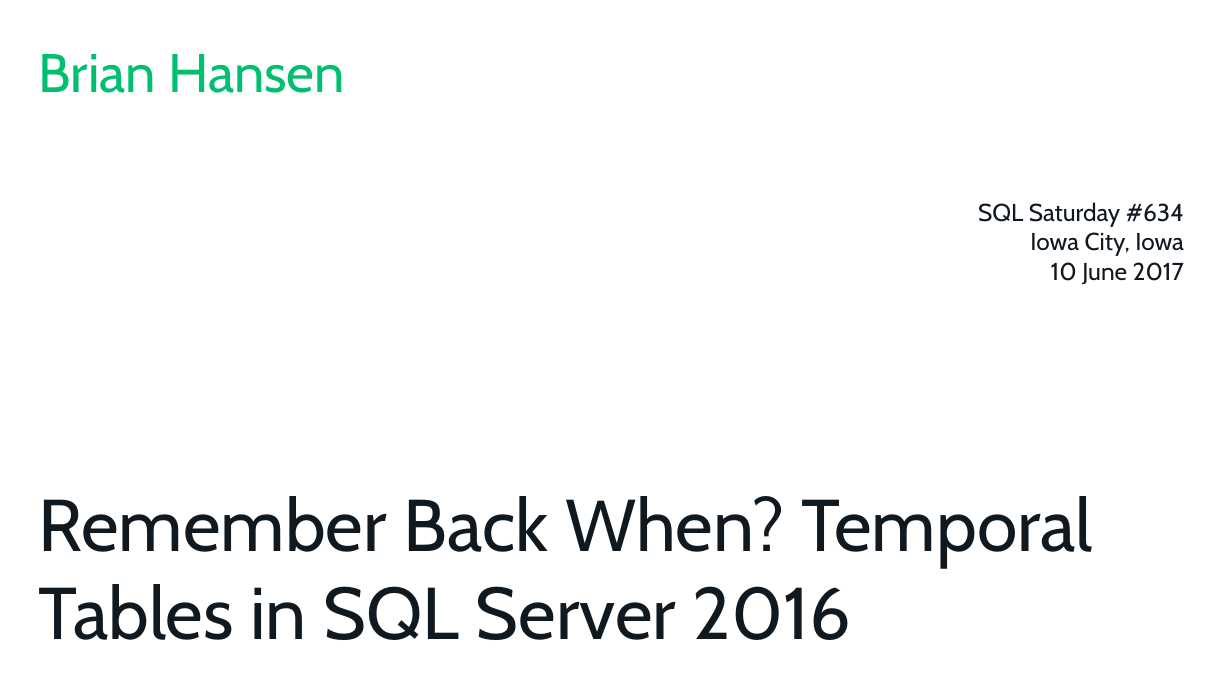
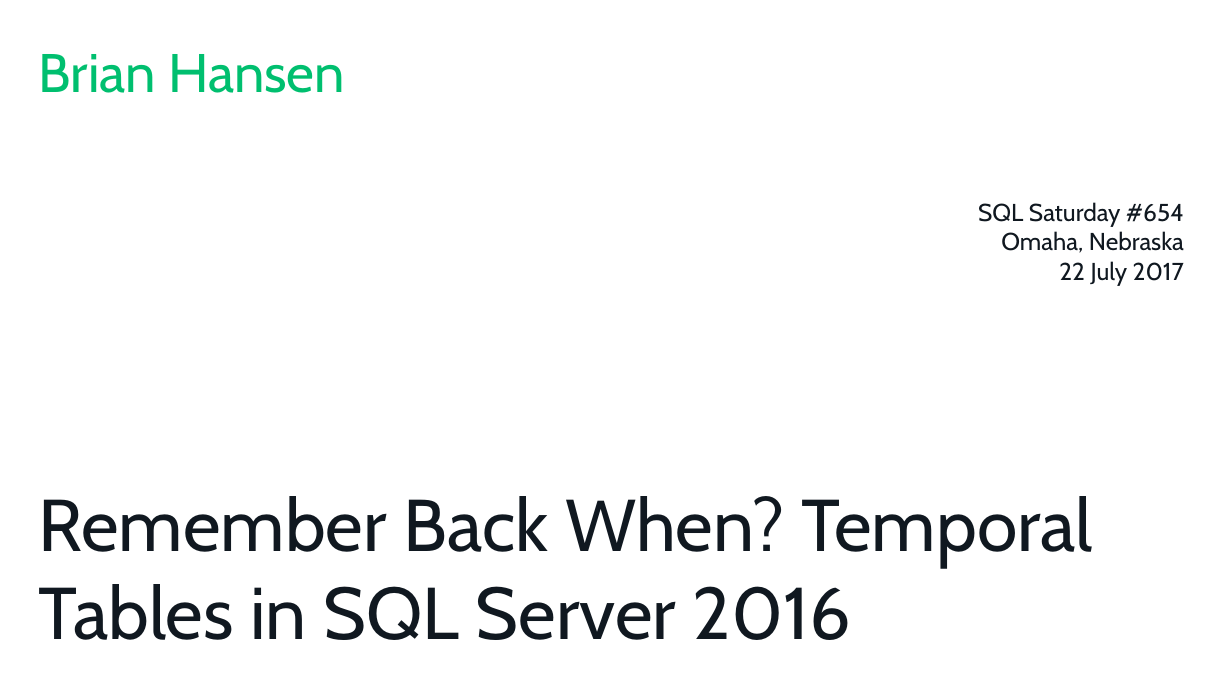
Before and after one commit to tf3604/RememberWhenTemporal, a slide deck: slide 1 of Temporal.pptx. Drawn at 1232x693 pixels with LibreOffice and Linux fonts; fonts in the diff are those of the drawing; background and template pictures are left out. Boxes give left, top, right and bottom in pixels: in the first picture for what was removed or moved away, otherwise in the second. Text is boxed around its words. In the diff, an @@ line names an element or a change of style, - is before the commit and + after.

Commit message:
Update title slide for Omaha.

```diff
--- a/Temporal.pptx
+++ b/Temporal.pptx
@@ text at [978, 202, 1184, 285]: text changed @@
-SQL Saturday #634
-Iowa City, Iowa
-10 June 2017
+SQL Saturday #654
+Omaha, Nebraska
+22 July 2017
```
